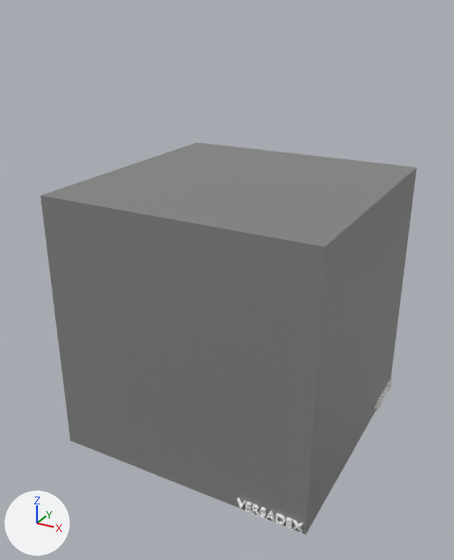
Renders of the glTF model dcl-cube/models/cube_billboard.glb from each side of a commit.
Both versions are drawn from a camera (50 mm lens) standing at (1.021, -1.98, 1.083) and looking at (-0.027, -0.075, 0.131). The axes (+X, +Y, +Z) are drawn at lower left. The lights are the same throughout. Objects named as collision shapes, trigger or cutter boxes, shadow casters or lower levels of detail are left out. Where no turn or scale is listed for an object, it has been applied to the vertices.

The first picture shows 'Cube', 'Text', 'Text.001'.
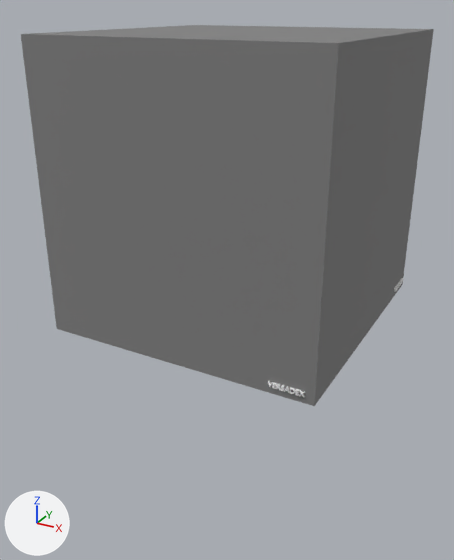
Changed parts and their boxes [x1, y1, x2, y2] in the pictures (454 x 560 px):
'Cube', moved
    before: [40, 142, 417, 535]
    after: [21, 25, 434, 406]
'Text', moved
    before: [237, 498, 303, 533]
    after: [268, 381, 305, 397]
'Text.001', moved
    before: [375, 378, 392, 411]
    after: [394, 278, 403, 292]

The change, as a list of edits to the scene's bpy script:
```text
Change ob_cube:
    ob_cube.location: (0.0, 0.0, 0.0) -> (0.0, 0.0, 0.5)
Change ob_text:
    add ob_text.parent = ob_cube
    ob_text.location: (0.25, -0.5, -0.49) -> (0.7, -1.005, -0.95)
Change ob_text_001:
    ob_text_001.location: (0.5, 0.25, -0.49) -> (1.005, 0.7, -0.95)
```
